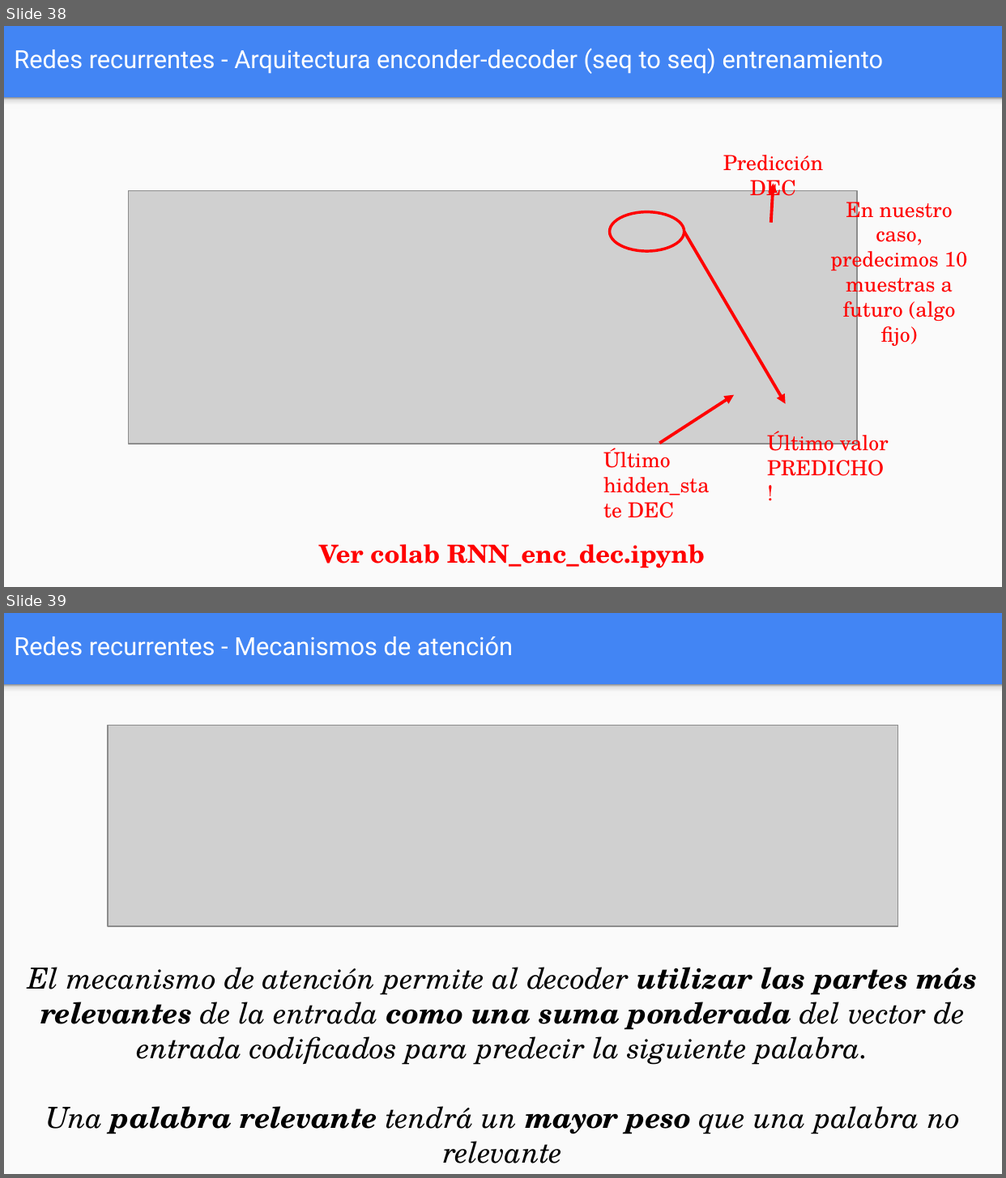
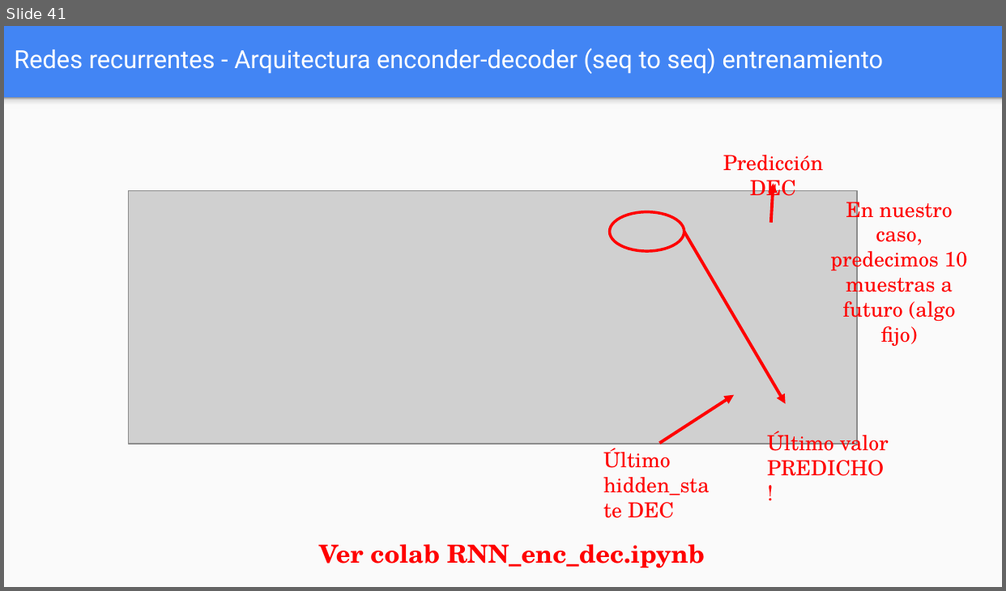
Before and after one commit to FIUBA-Posgrado-Inteligencia-Artificial/aprendizaje_profundo, a slide deck: clase_6/teoria/Clase_6.pptx. Shown one above the other, each under a label of ours: slides 38 and 39 before the commit, slide 41 after it. The pictures are 1006x1178 and 1006x591 pixels, drawn with LibreOffice and Linux fonts; fonts in the diff are those of the drawing; grey boxes stand for pictures. Boxes give left, top, right and bottom in pixels: in the first picture for what was removed or moved away, otherwise in the second. Text is boxed around its words. In the diff, an @@ line names an element or a change of style, - is before the commit and + after.

```diff
--- a/clase_6/teoria/Clase_6.pptx
+++ b/clase_6/teoria/Clase_6.pptx
@@ slide 39 removed at box(4, 613, 1002, 1174), background #4285F4; not listed: 2 template elements that a slide beside it also shows @@
@@ title removed at box(14, 636, 513, 656) @@
-Redes recurrentes - Mecanismos de atención
@@ text removed at box(93, 636, 505, 656) @@
-Recurrent Neural Network (RNN) – Self Attention!!
@@ picture removed at box(108, 725, 898, 926) @@
@@ text removed at box(28, 967, 978, 1135) @@
-El mecanismo de atención permite al decoder utilizar las partes más relevantes de la entrada como una suma ponderada del vector de entrada codificados para predecir la siguiente palabra.
-Una palabra relevante tendrá un mayor peso que una palabra no relevante
@@ what was slide 38 is now slide 41 @@
```
Also in this commit, not shown: 2 slides changed, 3 slides added, 9 other slides removed, 8 other files.
